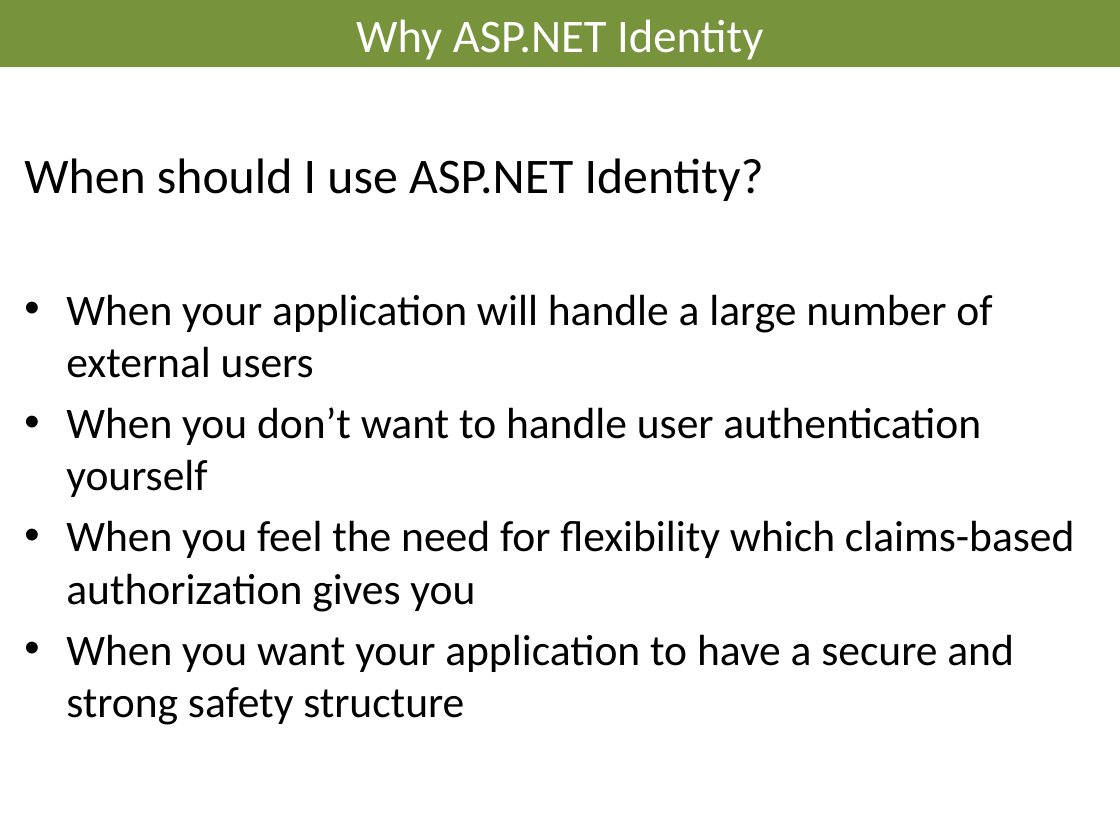
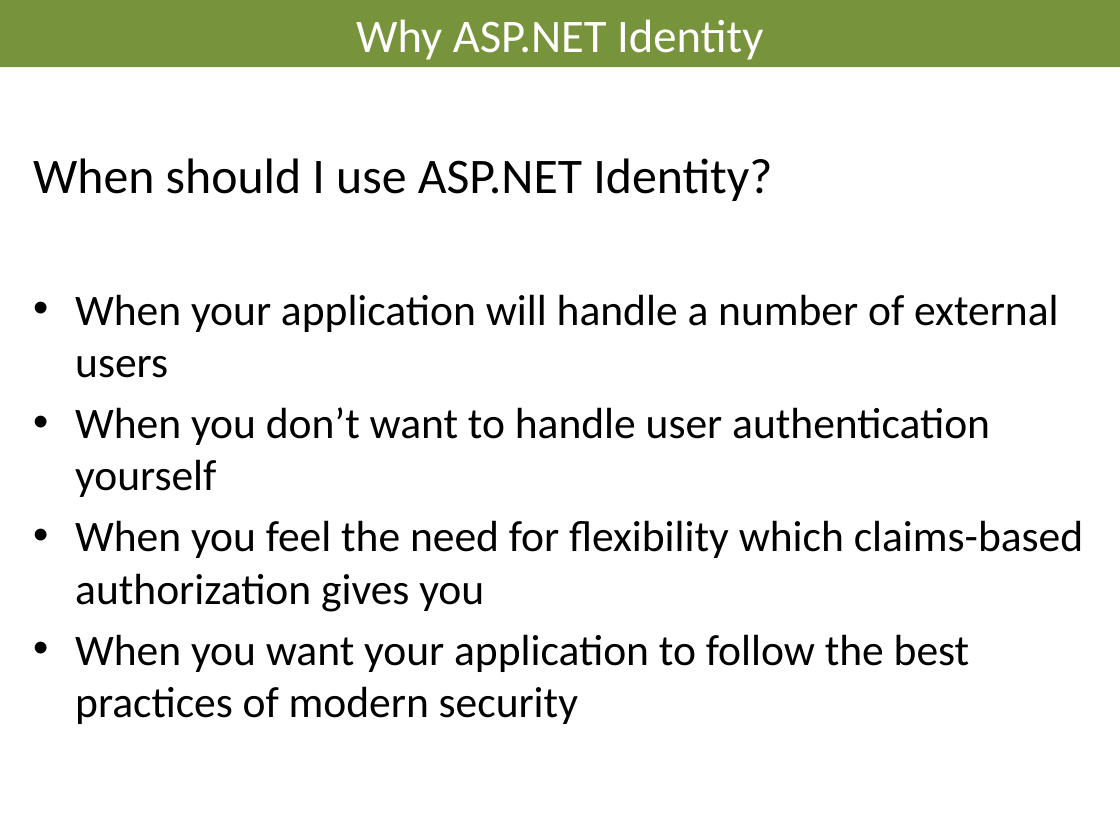
Before and after one commit to AndreasElffors/IdentityTemplate, a slide deck: slide 11 of Documents/Identity-Introduction.pptx. Drawn at 1120x840 pixels with LibreOffice and Linux fonts; fonts in the diff are those of the drawing; background and template pictures are left out. Boxes give left, top, right and bottom in pixels: in the first picture for what was removed or moved away, otherwise in the second. Text is boxed around its words. In the diff, an @@ line names an element or a change of style, - is before the commit and + after.

```diff
--- a/Documents/Identity-Introduction.pptx
+++ b/Documents/Identity-Introduction.pptx
@@ text "When should I use ASP.NET ..." moved from (x1=24, y1=158, x2=1074, y2=672) to (x1=33, y1=158, x2=1083, y2=672) @@
@@ text at (x1=75, y1=294, x2=1058, y2=378): text changed @@
-• When your application will handle a large number of external users
+• When your application will handle a number of external users
@@ text at (x1=75, y1=634, x2=970, y2=672): text changed @@
-• When you want your application to have a secure and strong safety structure
+• When you want your application to follow the best practices of modern security
```
Also in this commit, not shown: 15 other slides changed, 1 slide added.
